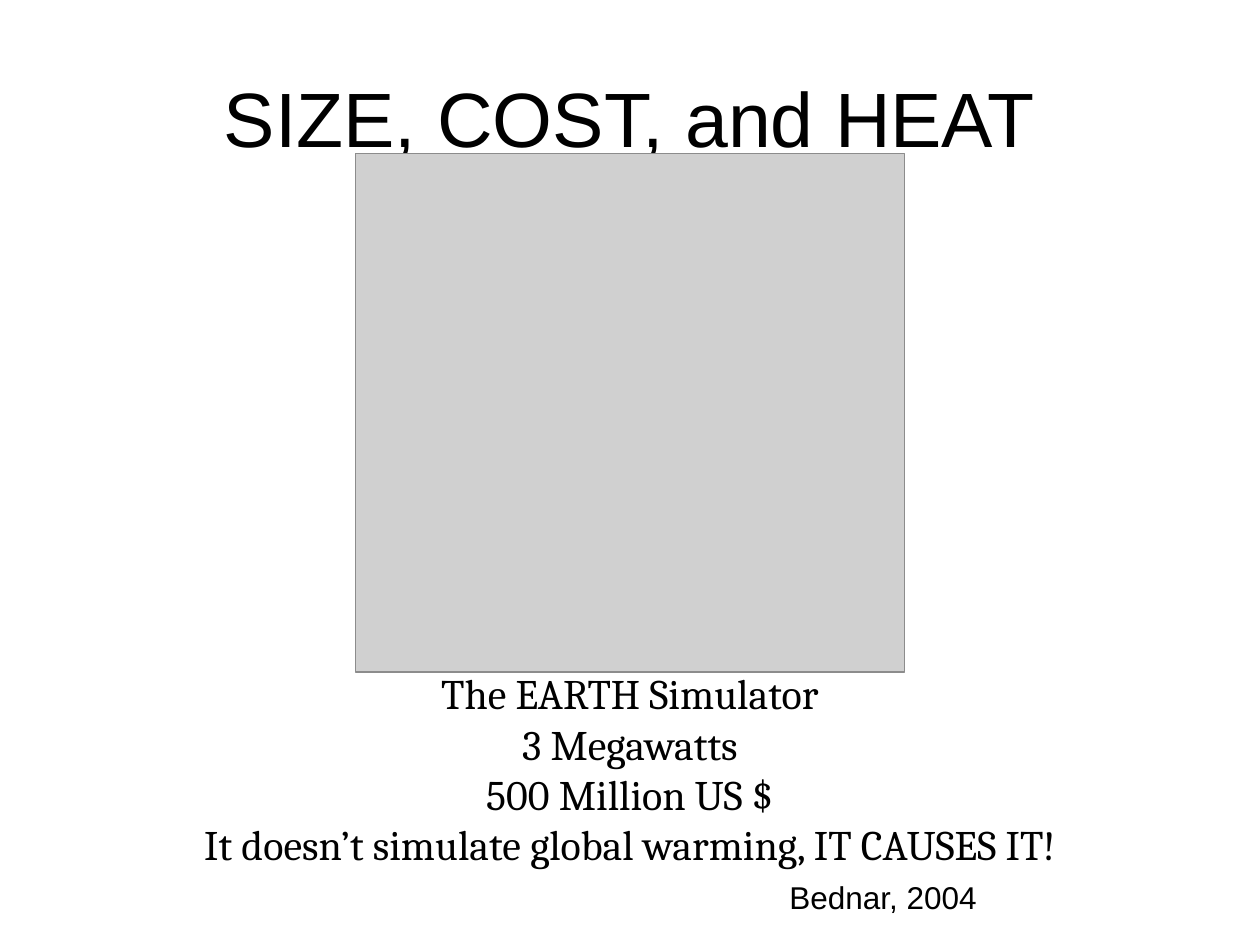
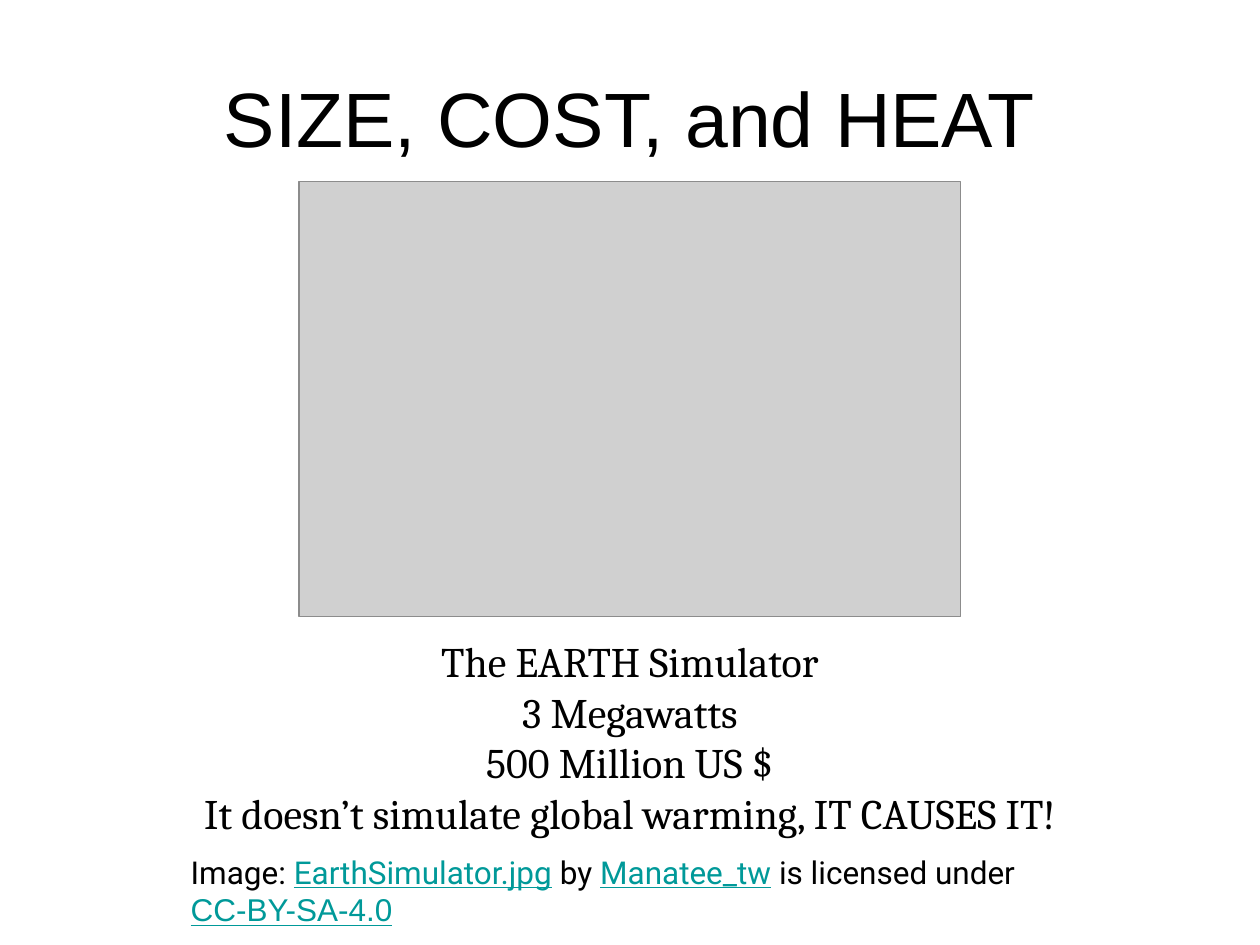
Before and after one commit to shodor-education/petascale-semester-curriculum, a slide deck: slide 11 of units/8/lessons/1/resources/petascale-lesson-8.1-slides.pptx. Drawn at 1260x945 pixels with LibreOffice and Linux fonts; fonts in the diff are those of the drawing; grey boxes stand for pictures. Boxes give left, top, right and bottom in pixels: in the first picture for what was removed or moved away, otherwise in the second. Text is boxed around its words. In the diff, an @@ line names an element or a change of style, - is before the commit and + after.

```diff
--- a/units/8/lessons/1/resources/petascale-lesson-8.1-slides.pptx
+++ b/units/8/lessons/1/resources/petascale-lesson-8.1-slides.pptx
@@ picture: place and size @@
-picture at (355, 154, 905, 673)
+picture at (299, 181, 960, 616)
@@ text "The EARTH Simulator" rewrapped from (204, 671, 1056, 870) to (204, 647, 1056, 839) @@
@@ text added at (191, 860, 1015, 926), 18 pt, text #009999, underline @@
+Image: EarthSimulator.jpg by Manatee_tw is licensed under CC-BY-SA-4.0
@@ text removed at (789, 886, 977, 913) @@
-Bednar, 2004
```
Also in this commit, not shown: 2 other slides changed, 2 slides added, 4 slides removed, 2 other files.
